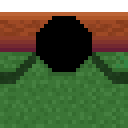
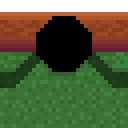
Comparing the layer stacks of the two 128px x 128px images. Changes:
painted on "Shadow" over [0, 56, 128, 88]
